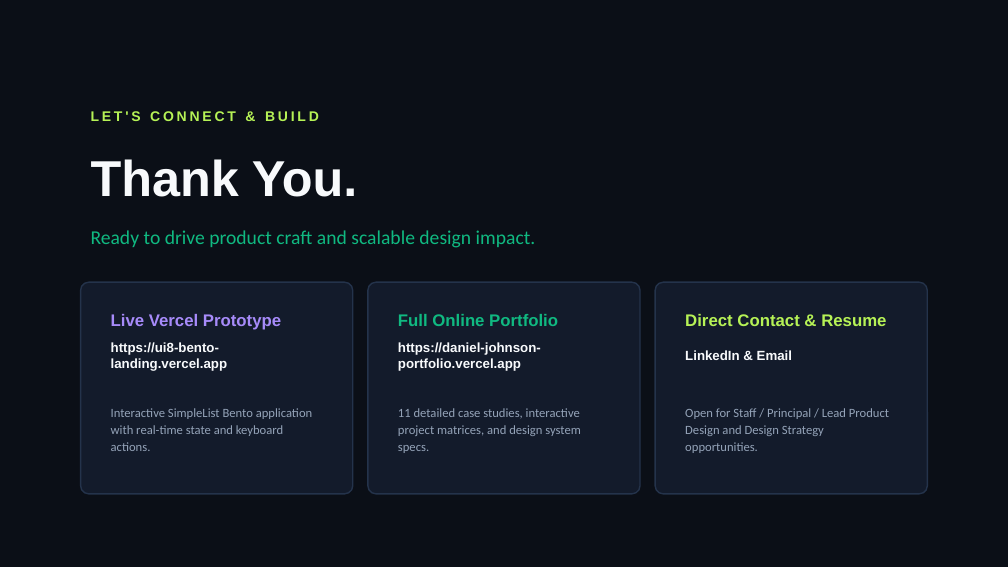
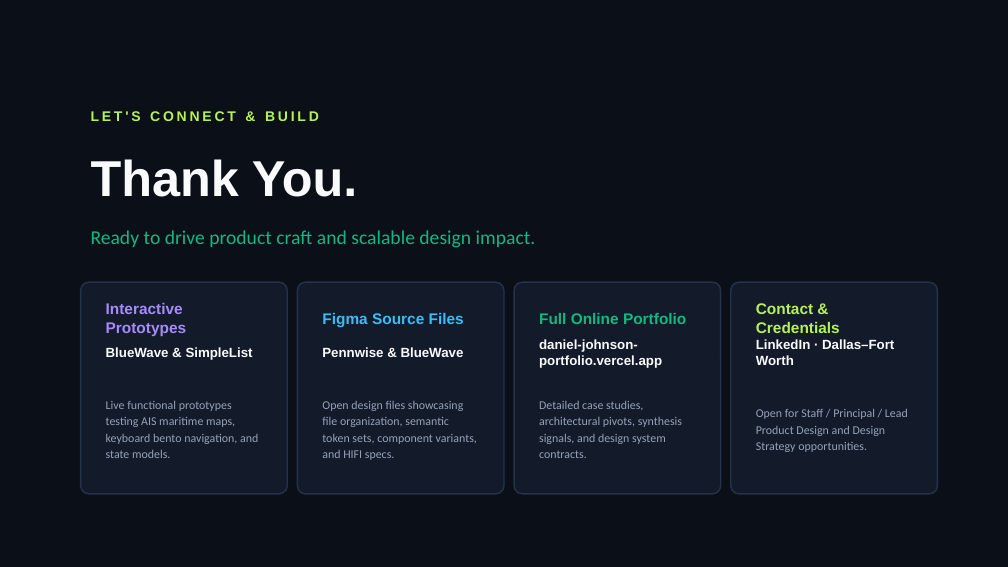
Before and after one commit to shizzleone/daniel-portfolio, a slide deck: slide 11 of public/assets/Daniel_Johnson_Featured_Work_Walkthrough.pptx. Drawn at 1008x567 pixels with LibreOffice and Linux fonts; fonts in the diff are those of the drawing. Boxes give left, top, right and bottom in pixels: in the first picture for what was removed or moved away, otherwise in the second. Text is boxed around its words. In the diff, an @@ line names an element or a change of style, - is before the commit and + after.

Commit message:
Add Figma source file links for Pennwise and BlueWave across case studies, command palette, and presentation deck

```diff
--- a/public/assets/Daniel_Johnson_Featured_Work_Walkthrough.pptx
+++ b/public/assets/Daniel_Johnson_Featured_Work_Walkthrough.pptx
@@ rounded rectangle resized from (x1=81, y1=282, x2=353, y2=494) to (x1=81, y1=282, x2=287, y2=494) @@
@@ rounded rectangle resized from (x1=368, y1=282, x2=640, y2=494) to (x1=297, y1=282, x2=504, y2=494) @@
@@ proportions changed in 3 elements at (x1=81, y1=282, x2=287, y2=494), (x1=297, y1=282, x2=504, y2=494), (x1=514, y1=282, x2=721, y2=494) @@
@@ rounded rectangle resized from (x1=655, y1=282, x2=927, y2=494) to (x1=514, y1=282, x2=721, y2=494) @@
@@ rounded rectangle added at (x1=731, y1=282, x2=937, y2=494), fill #131B2B, outline #24334B 1 pt @@
@@ text at (x1=106, y1=303, x2=187, y2=336): text changed; size 12 to 11 pt @@
-Live Vercel Prototype
+Interactive Prototypes
@@ text added at (x1=322, y1=313, x2=464, y2=327), 11 pt, text #38BDF8, bold @@
+Figma Source Files
@@ text "Full Online Portfolio" moved from (x1=398, y1=314, x2=558, y2=326) to (x1=539, y1=313, x2=686, y2=324) @@
@@ text "Full Online Portfolio" at (x1=539, y1=313, x2=686, y2=324): size 12 to 11 pt @@
@@ text at (x1=756, y1=303, x2=840, y2=333): text changed; size 12 to 11 pt @@
-Direct Contact & Resume
+Contact & Credentials
@@ text at (x1=106, y1=347, x2=253, y2=360): text changed @@
-https://ui8-bento-landing.vercel.app
+BlueWave & SimpleList
@@ text added at (x1=322, y1=347, x2=464, y2=357), 9.5 pt, text #F8FAFC, bold @@
+Pennwise & BlueWave
@@ text at (x1=539, y1=339, x2=662, y2=368): text changed @@
-https://daniel-johnson-portfolio.vercel.app
+daniel-johnson-portfolio.vercel.app
@@ text at (x1=756, y1=339, x2=894, y2=365): text changed @@
-LinkedIn & Email
+LinkedIn · Dallas–Fort Worth
@@ text "Open for Staff / Principal ..." moved from (x1=685, y1=408, x2=889, y2=453) to (x1=756, y1=409, x2=908, y2=452) @@
@@ text "Open for Staff / Principal ..." at (x1=756, y1=409, x2=908, y2=452): size 9 to 8.5 pt @@
@@ text at (x1=106, y1=401, x2=258, y2=458): text changed; size 9 to 8.5 pt @@
-Interactive SimpleList Bento application with real-time state and keyboard actions.
+Live functional prototypes testing AIS maritime maps, keyboard bento navigation, and state models.
@@ text at (x1=322, y1=401, x2=477, y2=460): text changed; size 9 to 8.5 pt @@
-11 detailed case studies, interactive project matrices, and design system specs.
+Open design files showcasing file organization, semantic token sets, component variants, and HIFI specs.
@@ text added at (x1=539, y1=401, x2=682, y2=458), 8.5 pt, text #94A3B8 @@
+Detailed case studies, architectural pivots, synthesis signals, and design system contracts.
```
Also in this commit, not shown: 5 other files.
